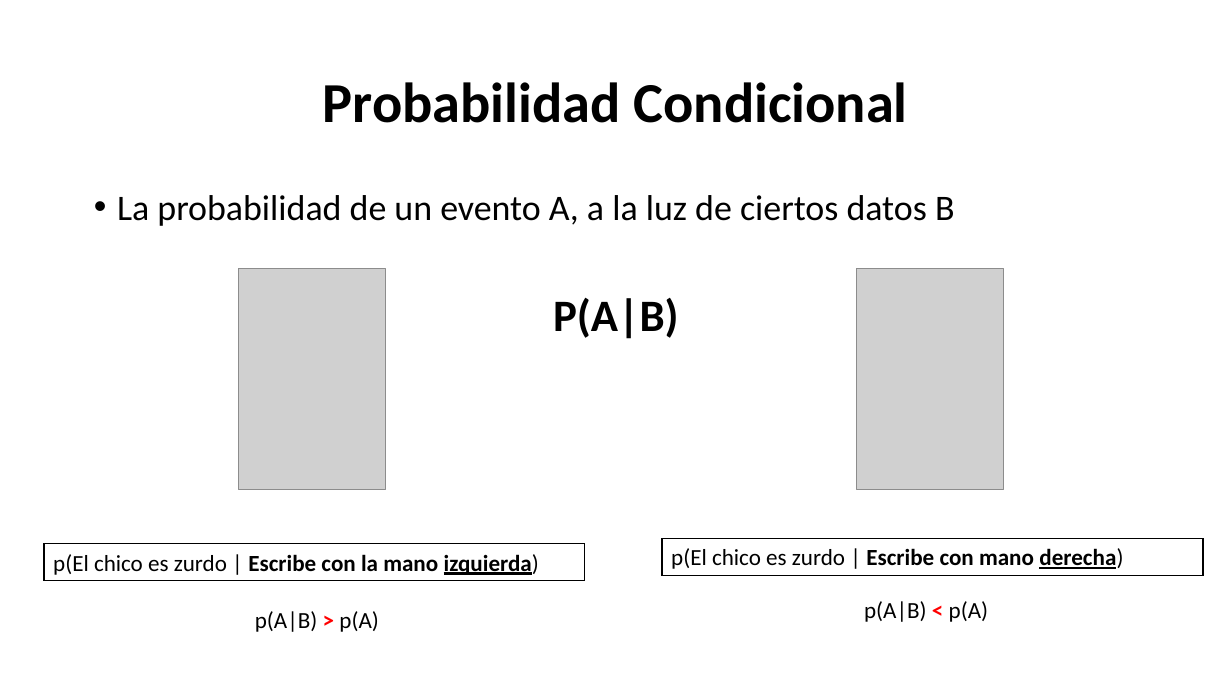
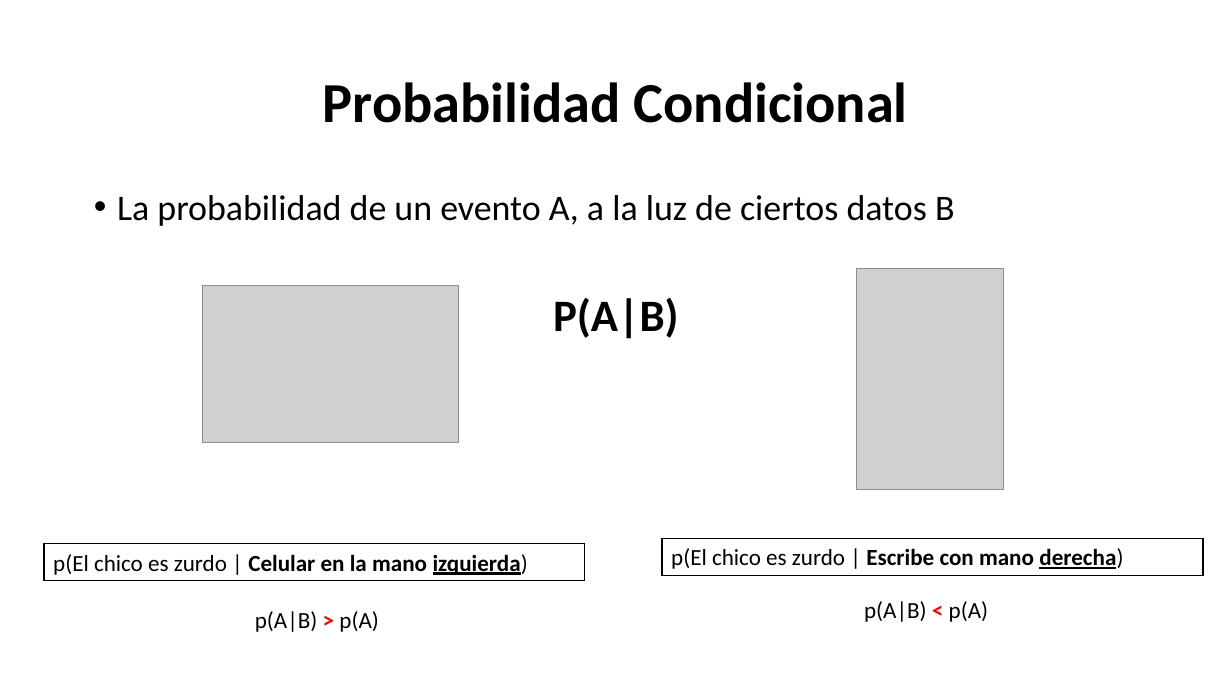
Before and after one commit to Adrifelcha/afchavez-019, a slide deck: slide 17 of JeanPiaget/2019-2020/Cuarentena/Sexto - Clases Remotas/2-InferenciaProbabilística.pptx. Drawn at 1232x693 pixels with LibreOffice and Linux fonts; fonts in the diff are those of the drawing; grey boxes stand for pictures. Boxes give left, top, right and bottom in pixels: in the first picture for what was removed or moved away, otherwise in the second. Text is boxed around its words. In the diff, an @@ line names an element or a change of style, - is before the commit and + after.

```diff
--- a/JeanPiaget/2019-2020/Cuarentena/Sexto - Clases Remotas/2-InferenciaProbabilística.pptx
+++ b/JeanPiaget/2019-2020/Cuarentena/Sexto - Clases Remotas/2-InferenciaProbabilística.pptx
@@ picture removed at (238,269,385,490) @@
@@ picture added at (203,286,459,443) @@
@@ text in rectangle at (53,554,528,575): text changed @@
-p(El chico es zurdo | Escribe con la mano izquierda)
+p(El chico es zurdo | Celular en la mano izquierda)
```
Also in this commit, not shown: 3 other slides changed, 3 other files.
